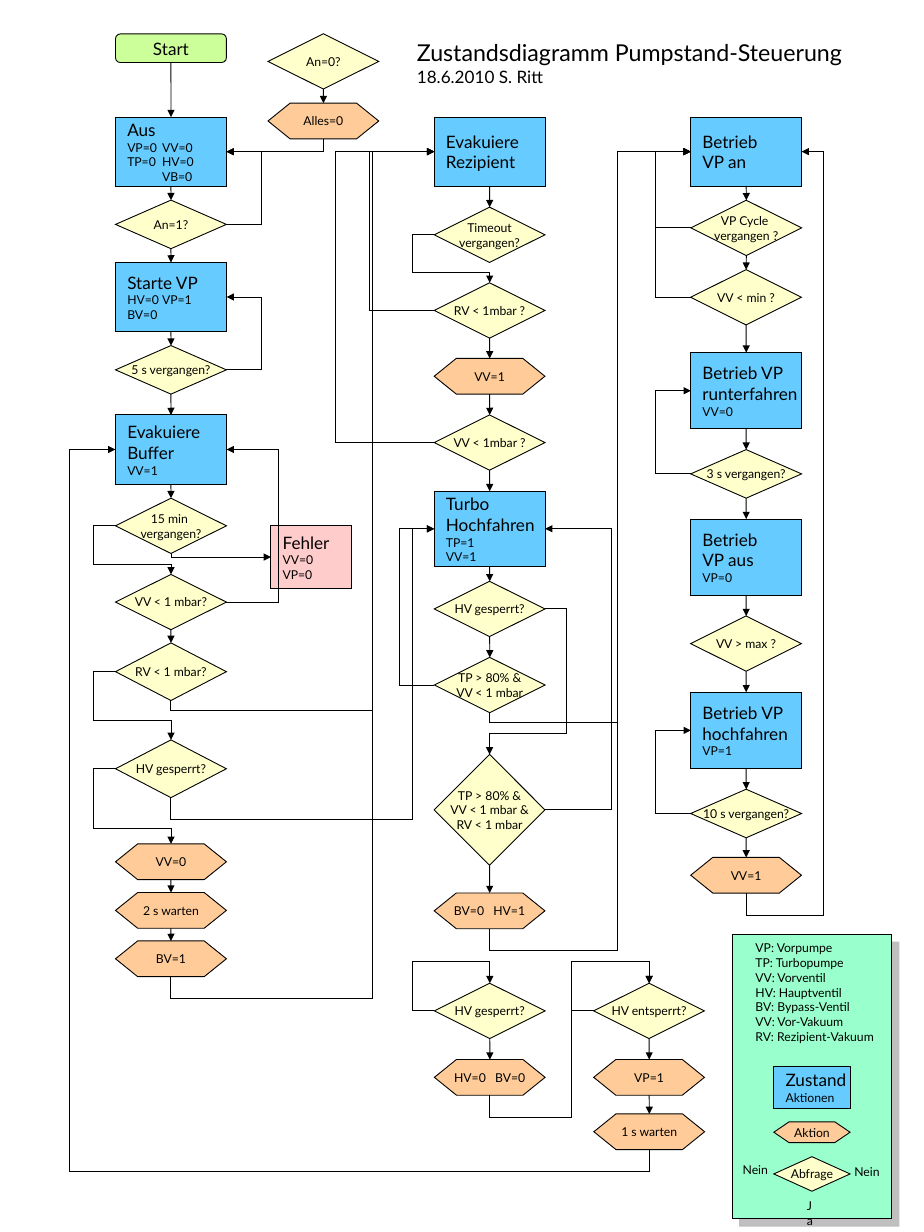
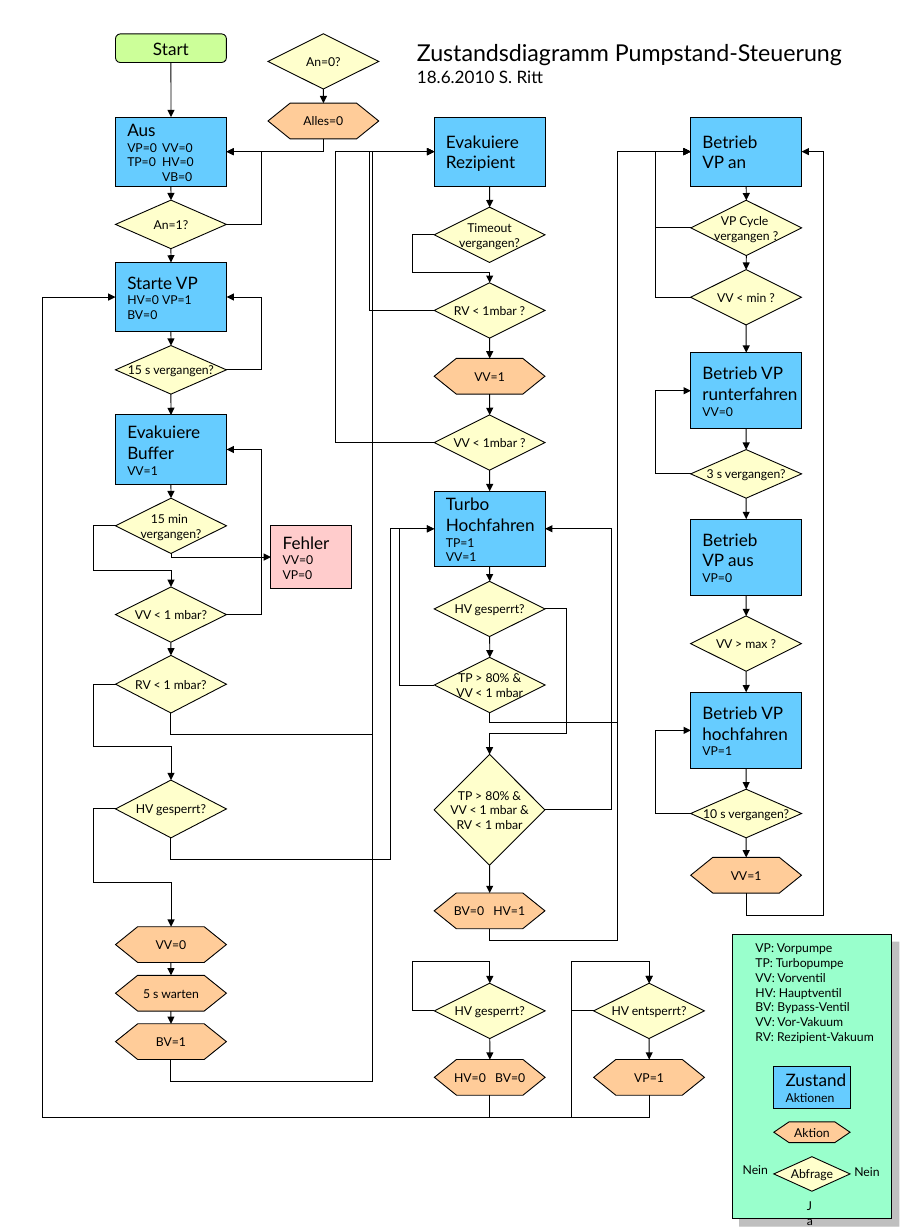
Before and after one commit to cjpl/midas, a slide deck: slide 1 of mscb/embedded/experiment/meg/scs_2001_dev/Zustand Pumpstation.ppt. Drawn at 924x1232 pixels with LibreOffice and Linux fonts; fonts in the diff are those of the drawing. Boxes give left, top, right and bottom in pixels: in the first picture for what was removed or moved away, otherwise in the second. Text is boxed around its words. In the diff, an @@ line names an element or a change of style, - is before the commit and + after.

```diff
--- a/mscb/embedded/experiment/meg/scs_2001_dev/Zustand Pumpstation.ppt
+++ b/mscb/embedded/experiment/meg/scs_2001_dev/Zustand Pumpstation.ppt
@@ elbow arrow moved from (171, 700) - (434, 151) to (171, 713) - (434, 151) @@
@@ elbow arrow moved from (171, 977) - (434, 151) to (171, 1060) - (434, 151) @@
@@ elbow arrow (489, 928) - (691, 151): route changed @@
@@ elbow arrow moved from (649, 1149) - (115, 450) to (649, 1096) - (115, 297) @@
@@ text in diamond at (x1=128, y1=364, x2=214, y2=378): text changed @@
-5 s vergangen?
+15 s vergangen?
@@ elbow arrow moved from (226, 602) - (227, 450) to (226, 614) - (227, 450) @@
@@ elbow arrow moved from (115, 525) - (171, 575) to (115, 526) - (171, 587) @@
@@ elbow arrow moved from (171, 797) - (434, 529) to (171, 838) - (434, 529) @@
@@ diamond "VV < 1 mbar?" moved from (x1=115, y1=575, x2=226, y2=630) to (x1=115, y1=587, x2=226, y2=642) @@
@@ diamond "RV < 1 mbar?" moved from (x1=115, y1=643, x2=226, y2=700) to (x1=115, y1=656, x2=226, y2=713) @@
@@ arrow moved from (171, 630) - (171, 643) to (171, 642) - (171, 656) @@
@@ elbow arrow moved from (115, 671) - (171, 740) to (115, 684) - (171, 780) @@
@@ elbow arrow moved from (115, 769) - (171, 844) to (115, 809) - (171, 927) @@
@@ diamond "HV gesperrt?" moved from (x1=115, y1=740, x2=226, y2=798) to (x1=115, y1=780, x2=226, y2=838) @@
@@ 2 flow chart preparations, 2 arrows moved together from (x1=115, y1=844, x2=226, y2=941) to (x1=115, y1=927, x2=226, y2=1023) @@
@@ text in flow chart preparation at (x1=143, y1=989, x2=199, y2=998): text changed @@
-2 s warten
+5 s warten
@@ flow chart preparation "BV=1" moved from (x1=115, y1=941, x2=226, y2=977) to (x1=115, y1=1023, x2=226, y2=1060) @@
@@ arrow removed from (649, 1096) to (649, 1114) @@
@@ flow chart preparation removed at (x1=594, y1=1114, x2=705, y2=1150) @@
-1 s warten
```
Also in this commit, not shown: 4 other files.
